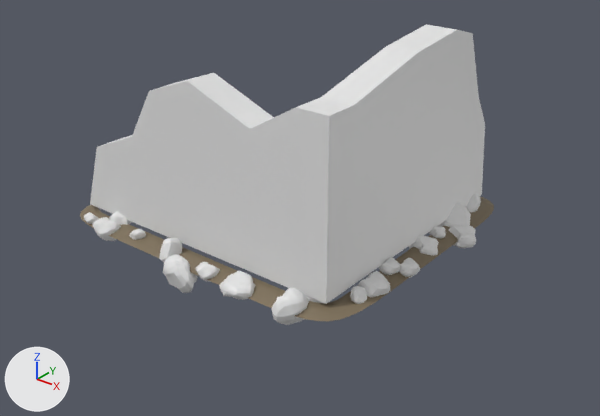
Before and after pictures for a commit that changed the FBX model Grazer/Assets/Models/Buildings/Building Rubble/Buildings 12.fbx.
Camera for both pictures: a 50 mm camera at (5.78, -7.77, 5.23) aimed at (-0.72, 0.34, 0.19). The lights are fixed; the arrows at lower left show +X, +Y and +Z. Where no turn or scale is listed for an object, it has been applied to the vertices.

Objects in the first picture: 'ExRock.022', 'ExStone.070', 'ExStone.071', 'ExtFlat.019', 'ExtPebb.274', 'ExtPebb.275', 'ExtPebb.276', 'ExtPebb.277', 'ExtPebb.278', 'ExtPebb.287', 'ExtPebb.288', 'ExtPebb.289', 'ExtRock.018', 'InnerFlat.020', 'InnerPebb.114', 'InnerPebb.116', 'InnerPebb.117', 'InnerPebb.118', 'InnerRock.017', 'InnerStone.029', 'buildingCornerS', 'buildingCornerS.001'.
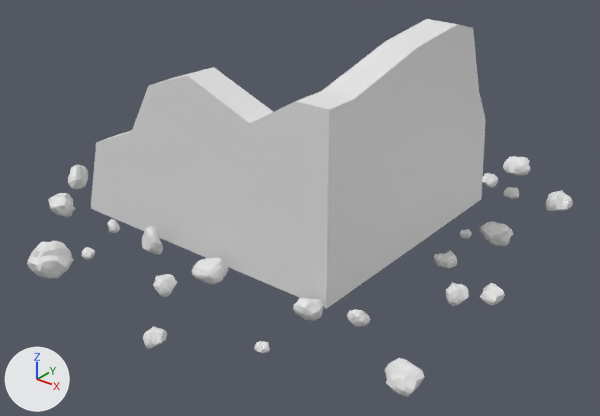
The change, as a list of edits to the scene's bpy script:
```text
Change me_cube_017:
    remove me_cube_017.from_pydata(...)  # 64 vertices, 55 faces; spans x -3.43..0.87, y -1.15..2.69, z 0.0..2.7
    add me_cube_017.from_pydata(...)  # 3494 vertices, 3415 faces; spans x -4.59..2.51, y -3.02..4.37, z -0.48..2.7
    me_cube_017 part 1: 16 vertices moved from x -3.43..0.87, y -1.15..2.69, z 0.0 to x -3.43..0.87, y -1.15..2.69, z -0.14; 3430 vertices added at x -4.59..2.51, y -3.02..4.37, z -0.48..0.16
Remove ob_exstone_070:
    ob_exstone_070 = bpy.data.objects.new('ExStone.070', me_cube_023)
Remove ob_exstone_071:
    ob_exstone_071 = bpy.data.objects.new('ExStone.071', me_cube_023)
Remove ob_extpebb_287:
    ob_extpebb_287 = bpy.data.objects.new('ExtPebb.287', me_cube_022)
Remove ob_extpebb_275:
    ob_extpebb_275 = bpy.data.objects.new('ExtPebb.275', me_cube_022)
Remove ob_innerrock_017:
    ob_innerrock_017 = bpy.data.objects.new('InnerRock.017', me_cube_052)
Remove ob_innerpebb_116:
    ob_innerpebb_116 = bpy.data.objects.new('InnerPebb.116', me_cube_039)
Remove ob_innerstone_029:
    ob_innerstone_029 = bpy.data.objects.new('InnerStone.029', me_cube_040)
Remove ob_innerpebb_114:
    ob_innerpebb_114 = bpy.data.objects.new('InnerPebb.114', me_cube_039)
Remove ob_extpebb_289:
    ob_extpebb_289 = bpy.data.objects.new('ExtPebb.289', me_cube_022)
Remove ob_extpebb_274:
    ob_extpebb_274 = bpy.data.objects.new('ExtPebb.274', me_cube_022)
Remove ob_innerflat_020:
    ob_innerflat_020 = bpy.data.objects.new('InnerFlat.020', me_cube_051)
Remove ob_extpebb_278:
    ob_extpebb_278 = bpy.data.objects.new('ExtPebb.278', me_cube_022)
Remove ob_exrock_022:
    ob_exrock_022 = bpy.data.objects.new('ExRock.022', me_cube_048)
Remove ob_innerpebb_118:
    ob_innerpebb_118 = bpy.data.objects.new('InnerPebb.118', me_cube_039)
Remove ob_buildingcorners_001:
    ob_buildingcorners_001 = bpy.data.objects.new('buildingCornerS.001', me_cube_032)
Remove ob_extpebb_288:
    ob_extpebb_288 = bpy.data.objects.new('ExtPebb.288', me_cube_022)
Remove ob_extpebb_276:
    ob_extpebb_276 = bpy.data.objects.new('ExtPebb.276', me_cube_022)
Change ob_buildingcorners:
    ob_buildingcorners.location: (0.0, 0.0, 0.0) -> (0.0, 0.0, 0.07)
Remove ob_extrock_018:
    ob_extrock_018 = bpy.data.objects.new('ExtRock.018', me_cube_050)
Remove ob_extpebb_277:
    ob_extpebb_277 = bpy.data.objects.new('ExtPebb.277', me_cube_022)
Remove ob_innerpebb_117:
    ob_innerpebb_117 = bpy.data.objects.new('InnerPebb.117', me_cube_039)
Remove ob_extflat_019:
    ob_extflat_019 = bpy.data.objects.new('ExtFlat.019', me_cube_047)
```

Where the change shows, as pixel boxes [x1, y1, x2, y2] in the pictures (600 x 416 px):
'buildingCornerS', reshaped, moved (38% wider, 35% taller): before [90, 24, 485, 304]; after [27, 19, 573, 397]
'buildingCornerS.001', deleted (brown): before [80, 196, 494, 321]
'InnerStone.029', deleted: before [272, 288, 309, 325]
'ExtRock.018', deleted: before [163, 254, 198, 293]
'ExtFlat.019', deleted: before [219, 271, 254, 300]
'ExtPebb.289', deleted: before [357, 271, 390, 298]
'InnerPebb.116', deleted: before [449, 225, 476, 248]
'ExStone.071', deleted: before [438, 203, 471, 227]
'ExtPebb.275', deleted: before [92, 217, 121, 241]
'InnerPebb.118', deleted: before [408, 235, 439, 255]
'InnerFlat.020', deleted: before [159, 238, 182, 262]
'ExtPebb.278', deleted: before [195, 262, 220, 282]
'ExtPebb.287', deleted: before [399, 258, 420, 278]
'ExtPebb.288', deleted: before [379, 257, 401, 275]
'ExRock.022', deleted: before [350, 286, 367, 304]
'ExStone.070', deleted: before [466, 193, 481, 212]
'ExtPebb.274', deleted: before [108, 211, 131, 225]
'InnerPebb.117', deleted: before [429, 226, 446, 238]
'InnerRock.017', deleted: before [129, 229, 146, 240]
'ExtPebb.276', deleted: before [84, 212, 99, 224]
'ExtPebb.277', deleted: before [239, 281, 256, 288]
'InnerPebb.114', deleted: before [306, 295, 323, 303]
part 1 of me_cube_017, built on: after [27, 156, 573, 397]
